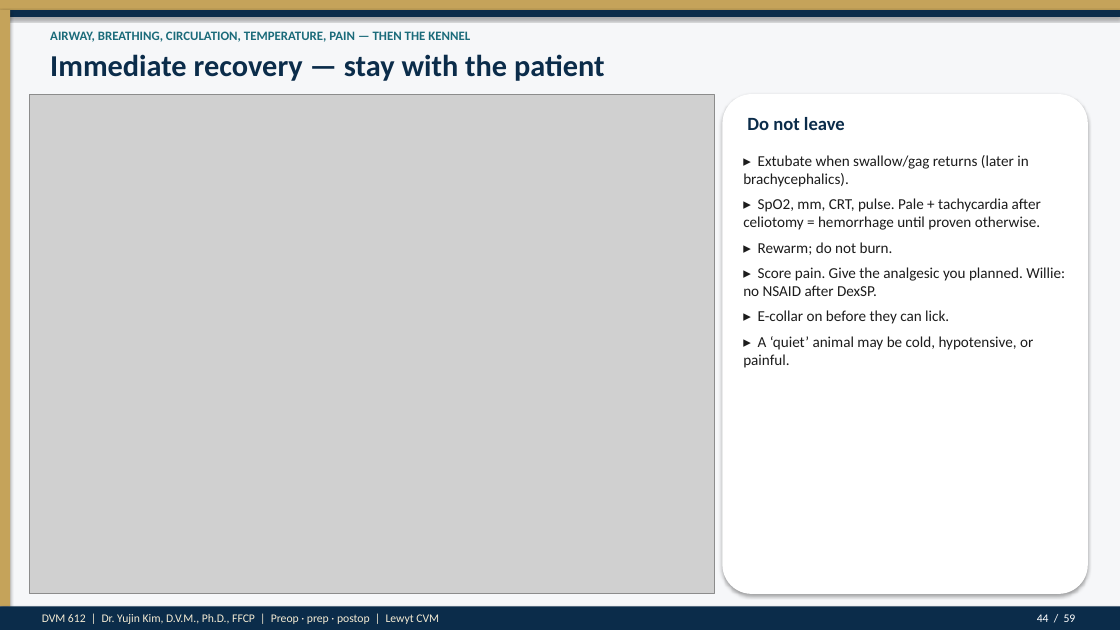
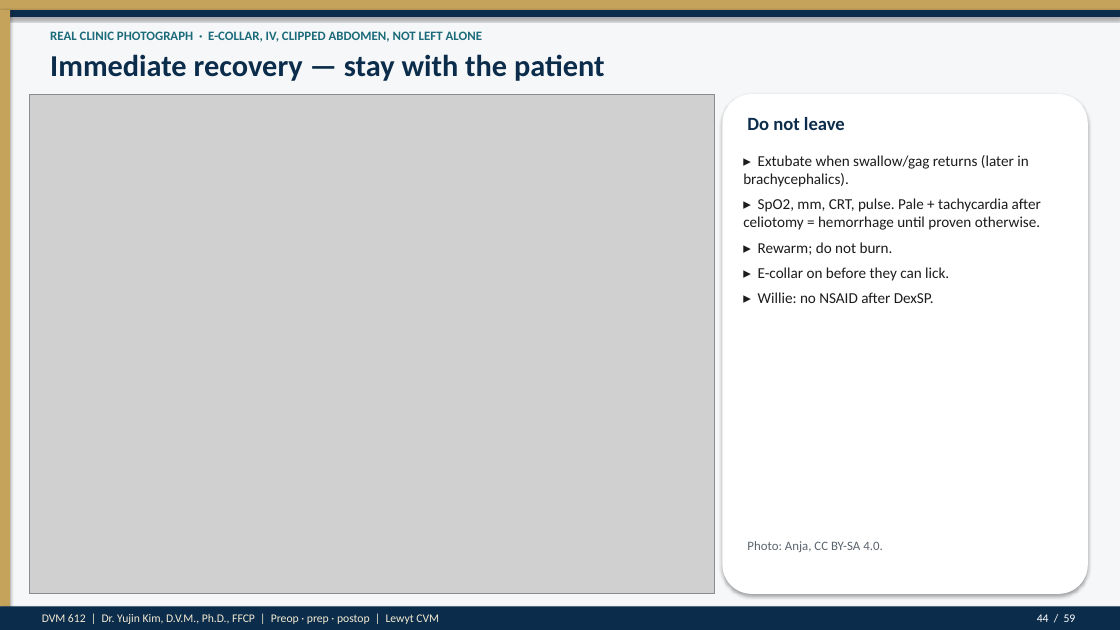
Before and after one commit to drkimvet/happycare, a slide deck: slide 44 of lectures/DVM-612_Week4_Preop_PatientPrep_Postop.pptx. Drawn at 1120x630 pixels with LibreOffice and Linux fonts; fonts in the diff are those of the drawing; grey boxes stand for pictures. Boxes give left, top, right and bottom in pixels: in the first picture for what was removed or moved away, otherwise in the second. Text is boxed around its words. In the diff, an @@ line names an element or a change of style, - is before the commit and + after.

```diff
--- a/lectures/DVM-612_Week4_Preop_PatientPrep_Postop.pptx
+++ b/lectures/DVM-612_Week4_Preop_PatientPrep_Postop.pptx
@@ text at (x1=50, y1=31, x2=482, y2=42): text changed @@
-AIRWAY, BREATHING, CIRCULATION, TEMPERATURE, PAIN — THEN THE KENNEL
+REAL CLINIC PHOTOGRAPH · E-COLLAR, IV, CLIPPED ABDOMEN, NOT LEFT ALONE
@@ text at (x1=743, y1=267, x2=1065, y2=296): paragraph removed @@
-▸ Score pain. Give the analgesic you planned. Willie: no NSAID after DexSP.
@@ text at (x1=758, y1=292, x2=934, y2=303): text changed @@
-▸ A ‘quiet’ animal may be cold, hypotensive, or painful.
+▸ Willie: no NSAID after DexSP.
@@ text added at (x1=747, y1=541, x2=883, y2=552), 11 pt, text #5B646E @@
+Photo: Anja, CC BY-SA 4.0.
```
Also in this commit, not shown: 7 other slides changed, 16 other files.
